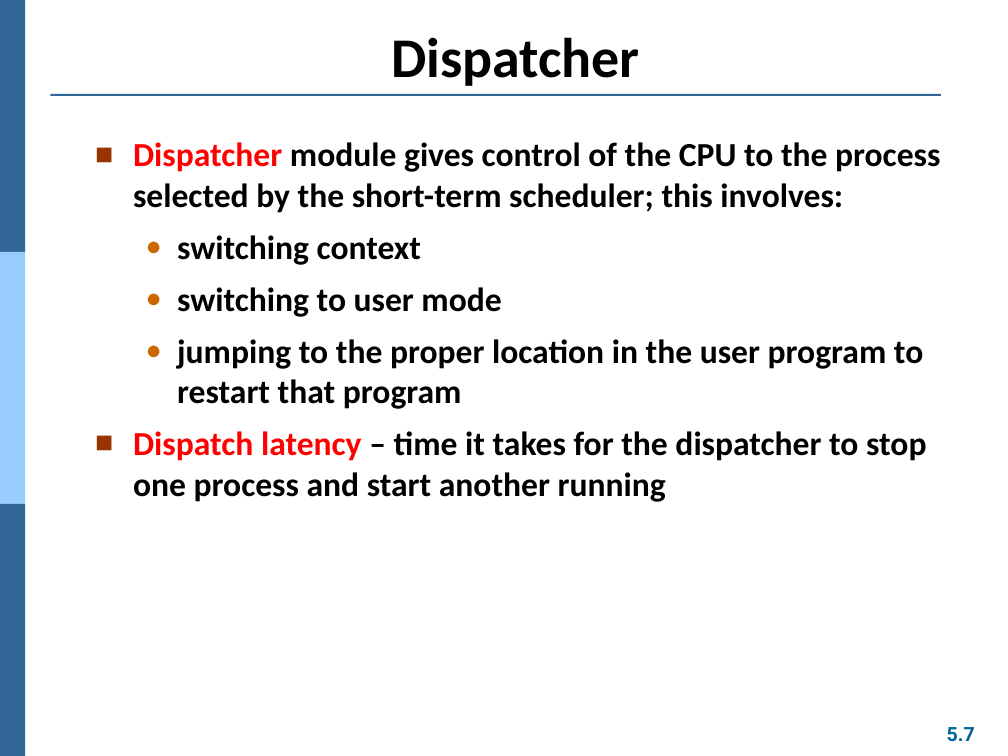
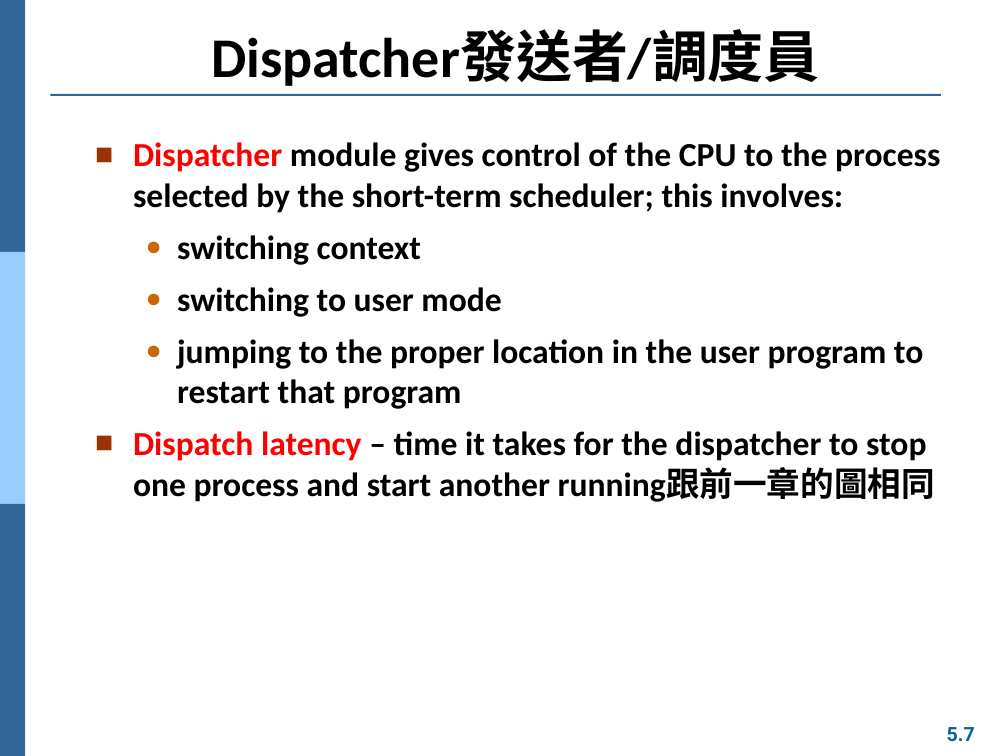
Before and after one commit to Yang09701194/OS_Learning, a slide deck: slide 7 of ch05.pptx. Drawn at 1008x756 pixels with LibreOffice and Linux fonts; fonts in the diff are those of the drawing. Boxes give left, top, right and bottom in pixels: in the first picture for what was removed or moved away, otherwise in the second. Text is boxed around its words. In the diff, an @@ line names an element or a change of style, - is before the commit and + after.

Commit message:
ch5 read complete, start videp

```diff
--- a/ch05.pptx
+++ b/ch05.pptx
@@ title at bbox=[212, 31, 820, 86]: text changed @@
-Dispatcher
+Dispatcher發送者/調度員
@@ text at bbox=[133, 431, 935, 502]: text changed @@
-■ Dispatch latency – time it takes for the dispatcher to stop one process and start another running
+■ Dispatch latency – time it takes for the dispatcher to stop one process and start another running跟前一章的圖相同
```
Also in this commit, not shown: 18 other slides changed, 1 slide added.
